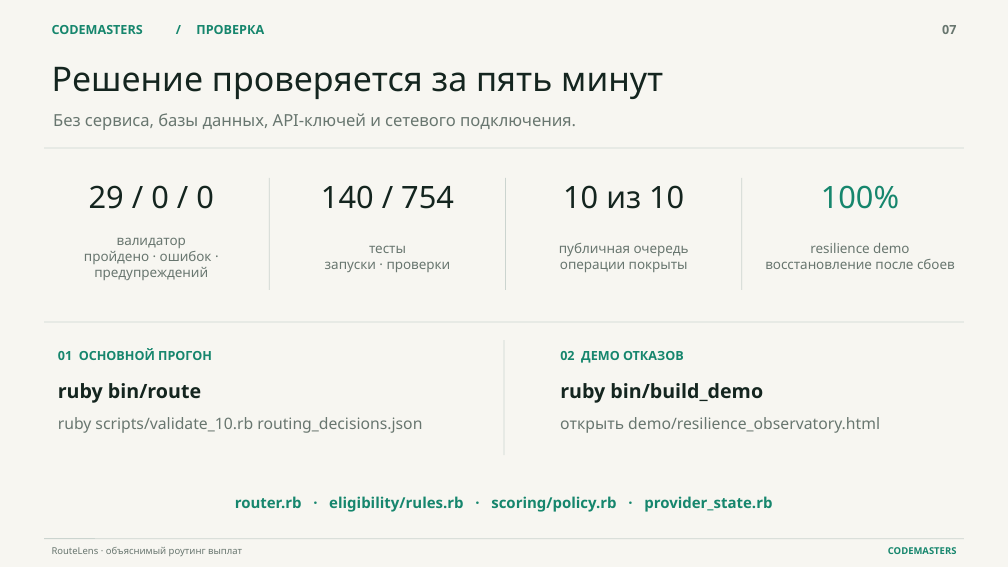
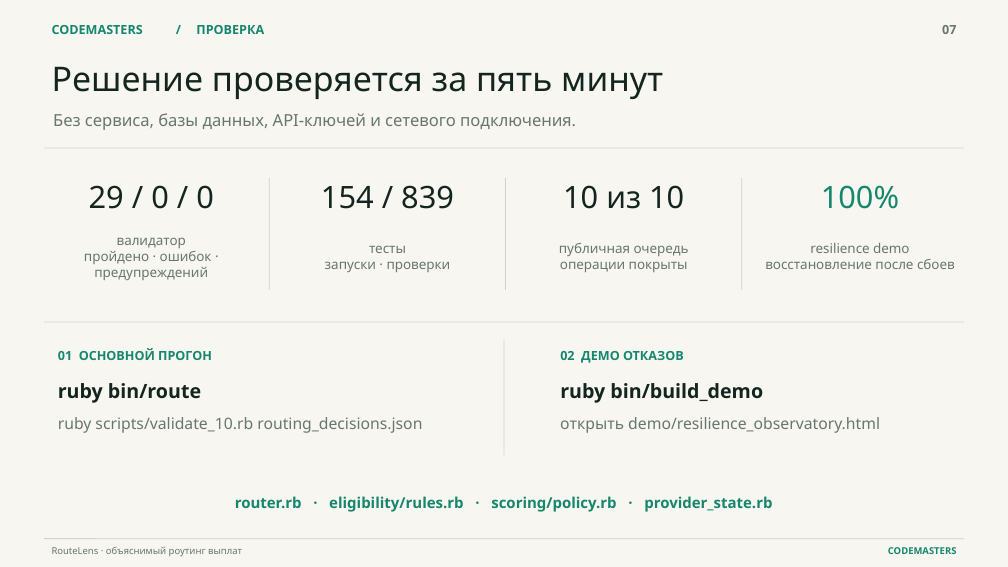
Before and after one commit to krantro2938/routelens-codemasters, a slide deck: slide 7 of presentation/RouteLens_Defense_RU.pptx. Drawn at 1008x567 pixels with LibreOffice and Linux fonts; fonts in the diff are those of the drawing. Boxes give left, top, right and bottom in pixels: in the first picture for what was removed or moved away, otherwise in the second. Text is boxed around its words. In the diff, an @@ line names an element or a change of style, - is before the commit and + after.

```diff
--- a/presentation/RouteLens_Defense_RU.pptx
+++ b/presentation/RouteLens_Defense_RU.pptx
@@ text at bbox=[321, 185, 454, 209]: text changed @@
-140 / 754
+154 / 839
```
Also in this commit, not shown: 9 other files.
